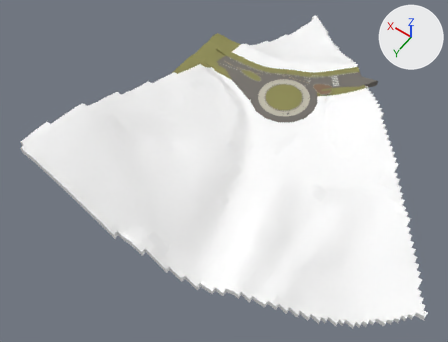
The glTF model app/world/hand/conz_27.glb as it was, and as the next commit left it.
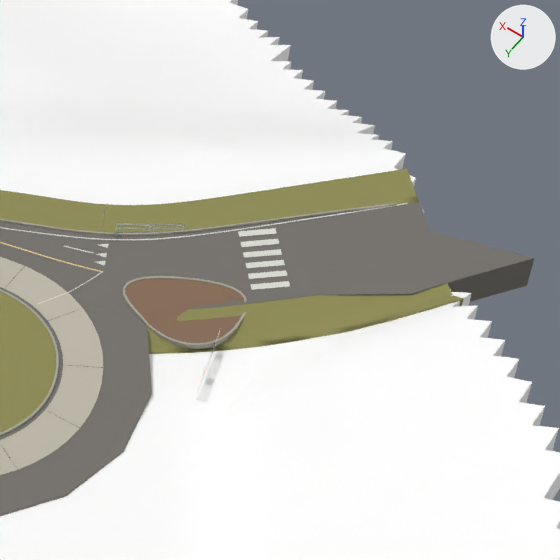
Old and new are each drawn whole from a 50 mm lens placed at (-107.7, 207.6, 396.3), pointed at (-2.8, 60.7, 165.4) and again close up on the part from 66% to 85% of the width and 12% to 38% of the height. Lighting does not change. The marker at upper right points along +X, +Y and +Z. The last two pictures show the newer version. Vertices at exactly the same position are counted once.

Script lines for the objects in view, before the commit:
```python
me_mesh_14 = bpy.data.meshes.new('Mesh_14')
me_mesh_14.from_pydata(...)  # 140 vertices, 250 faces; spans x 891.0..924.0, y 533.6..566.6, z 175.0..179.4
me_mesh_14.materials.append(mat_lot)  # grey #75716b
me_mesh_22 = bpy.data.meshes.new('Mesh_22')
me_mesh_22.from_pydata(...)  # 192 vertices, 288 faces; spans x 894.8..920.0, y 537.5..562.7, z 175.2..179.3
me_mesh_22.materials.append(mat_lot_apron)  # grey #beb9aa
me_mesh_27 = bpy.data.meshes.new('Mesh_27')
me_mesh_27.from_pydata(...)  # 39 vertices, 44 faces; spans x 890.32..899.53, y 531.14..538.16, z 179.3..179.95
me_mesh_27.materials.append(mat_lot_gravel)  # brown #866b56
me_mesh_28 = bpy.data.meshes.new('Mesh_28')
me_mesh_28.from_pydata(...)  # 128 vertices, 192 faces; spans x 890.16..899.69, y 530.98..538.32, z 178.6..180.0
me_mesh_28.materials.append(mat_kerb)  # grey #aaa79d
ob_apron_pen27_4 = bpy.data.objects.new('apron_pen27_4', me_mesh_27)
ob_apron_pen27_4.location = (-913.46, -535.35, 0.0)
ob_kerb_pen27_4 = bpy.data.objects.new('kerb_pen27_4', me_mesh_28)
ob_kerb_pen27_4.location = (-913.46, -535.35, 0.0)
ob_lot27_5 = bpy.data.objects.new('lot27_5', me_mesh_14)
ob_lot27_5.location = (-913.46, -535.35, 0.0)
ob_lot_apron27 = bpy.data.objects.new('lot_apron27', me_mesh_22)
ob_lot_apron27.location = (-913.46, -535.35, 0.0)
# also in view: 'paint_white27' at (3.2, -4.1, 178.9); 'verge27R' at (-1.4, 2.2, 178.1); 'terrain27' at (-31.0, 20.7, 178.5); 'road27' at (-0.1, -3.1, 178.9); 'verge27L' at (2.8, -9.0, 177.3)
```
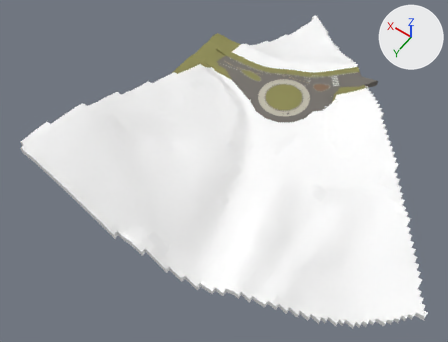
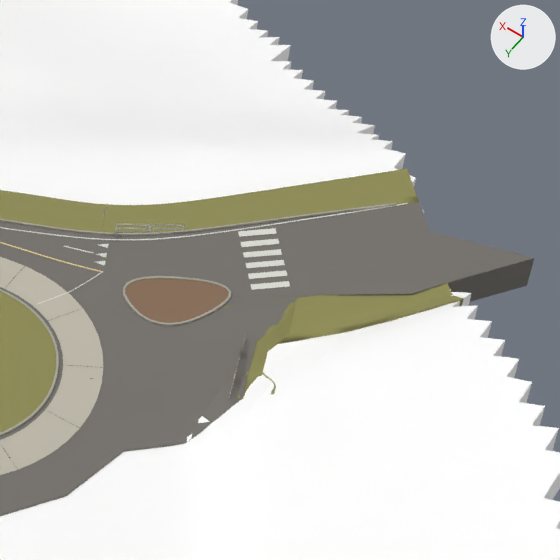
Where the change shows, as pixel boxes [x1, y1, x2, y2] in the close-ups (560 x 560 px; the box of a moved part takes in the faces that stretch with it):
'lot27_5', reshaped: before [0, 275, 152, 516]; after [0, 275, 297, 516]
'apron_pen27_4', reshaped (12% narrower, 30% shorter): before [125, 278, 244, 343]; after [125, 278, 229, 323]
'verge27X', added (yellow): after [237, 297, 300, 399]
'kerb_pen27_4', reshaped (13% narrower, 31% shorter): before [123, 276, 247, 349]; after [123, 276, 231, 326]
part 1 of me_mesh_14, built on: before [121, 312, 152, 451]; after [90, 298, 297, 452]
part 3 of me_mesh_28, moved or reshaped: before [134, 282, 247, 349]; after [134, 283, 231, 326]

Edits to the bpy script that builds the scene:
```text
Change me_mesh_14:
    used by ob_lot27_5; location = (-913.46, -535.35, 0.0)
    remove me_mesh_14.from_pydata(...)  # 140 vertices, 250 faces; spans x 891.0..924.0, y 533.6..566.6, z 175.0..179.4
    add me_mesh_14.from_pydata(...)  # 164 vertices, 293 faces; spans x 885.8..924.0, y 528.1..566.6, z 175.0..180.1
    me_mesh_14 part 1: 4 vertices moved from x 891.6..898.5, y 536.6..546.9, z 175.7..176.4 to x 885.8..898.0, y 535.0..546.6, z 175.7..177.0; 6 vertices removed from x 891.6..898.5, y 536.6..546.9, z 176.3..179.4; 30 vertices added at x 885.8..900.0, y 528.1..546.6, z 176.5..180.1
Change me_mesh_27:
    used by ob_apron_pen27_4; location = (-913.46, -535.35, 0.0)
    remove me_mesh_27.from_pydata(...)  # 39 vertices, 44 faces; spans x 890.32..899.53, y 531.14..538.16, z 179.3..179.95
    add me_mesh_27.from_pydata(...)  # 29 vertices, 32 faces; spans x 892.22..899.53, y 531.33..537.52, z 179.44..179.9
    me_mesh_27 part 2
    27 vertices are removed from x 890.32..896.32, y 531.14..538.16, z 179.3..179.95
    44 faces are deleted
    2 vertices move from x 896.0..896.81, y 537.54..537.84, z 179.31..179.48 to x 896.04..896.82, y 537.43..537.52, z 179.49..179.52
    17 vertices are added at x 892.22..898.22, y 531.33..537.4, z 179.49..179.9
    32 new faces join them
Change me_mesh_28:
    used by ob_kerb_pen27_4; location = (-913.46, -535.35, 0.0)
    remove me_mesh_28.from_pydata(...)  # 128 vertices, 192 faces; spans x 890.16..899.69, y 530.98..538.32, z 178.6..180.0
    add me_mesh_28.from_pydata(...)  # 96 vertices, 144 faces; spans x 892.07..899.69, y 531.18..537.68, z 178.74..179.95
    me_mesh_28 part 3
    36 vertices are removed from x 890.16..892.54, y 533.55..538.03, z 178.62..179.62
    60 faces are deleted
    4 vertices in x 894.37..894.43, y 531.35..531.52, z 179.11..179.86 move by (0.07, 0.03, 0.0)
    50 vertices move from x 890.3..897.73, y 530.98..538.32, z 178.6..180.0 to x 892.07..897.72, y 531.18..537.68, z 178.76..179.95
    4 vertices are added at (892.79, 534.93, 179.03), (892.79, 534.93, 179.78), (892.95, 534.85, 179.78), (892.95, 534.85, 179.71)
    12 new faces join them
Add me_verge27x:
    me_verge27x.from_pydata(...)  # 128 vertices, 216 faces; spans x 883.69..888.2, y 528.06..541.4, z 176.21..181.3
    me_verge27x.materials.append(mat_verge)  # yellow #8d8b53
Add ob_verge27x:
    ob_verge27x = bpy.data.objects.new('verge27X', me_verge27x)
    ob_verge27x.location = (-913.46, -535.35, 0.0)
```
